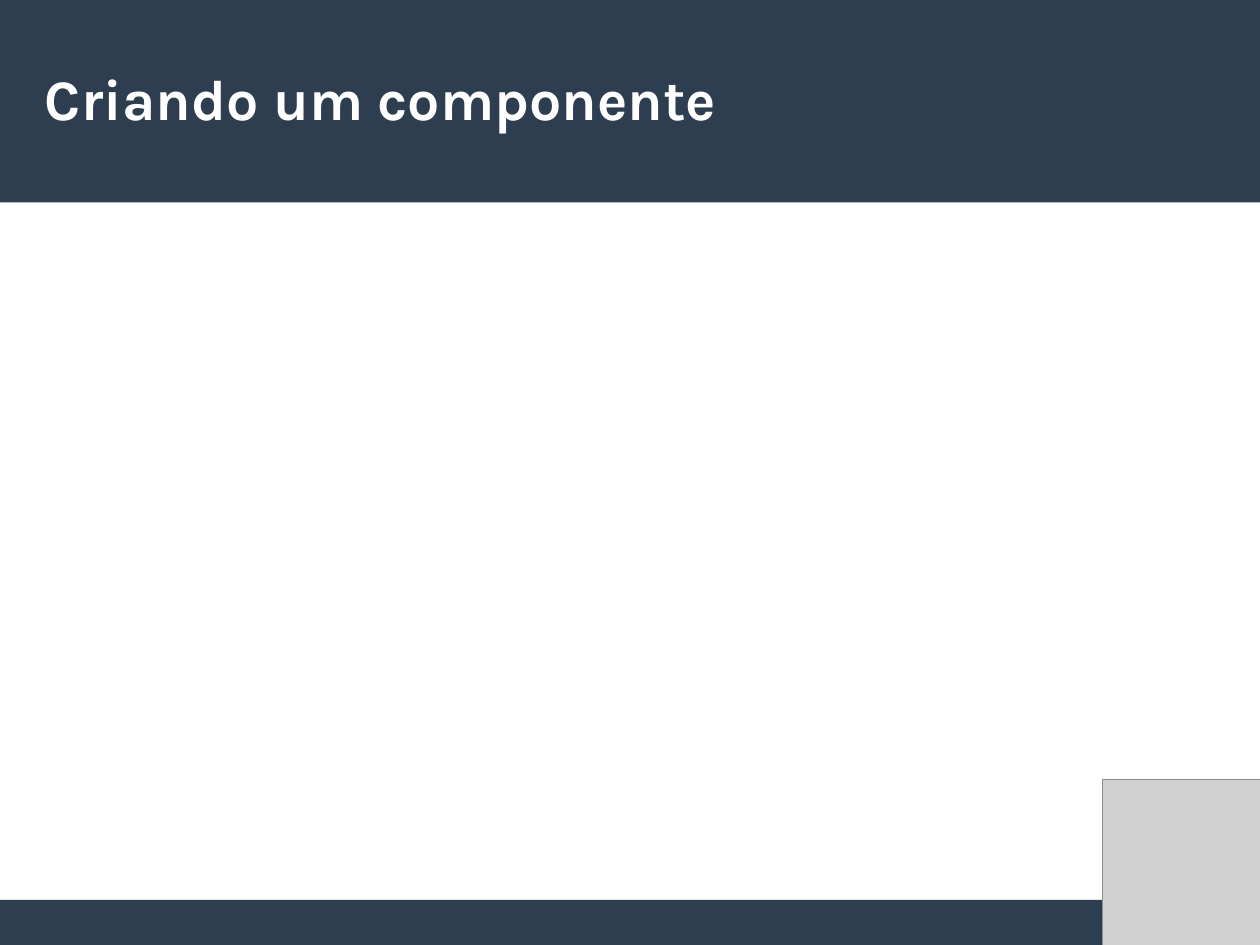
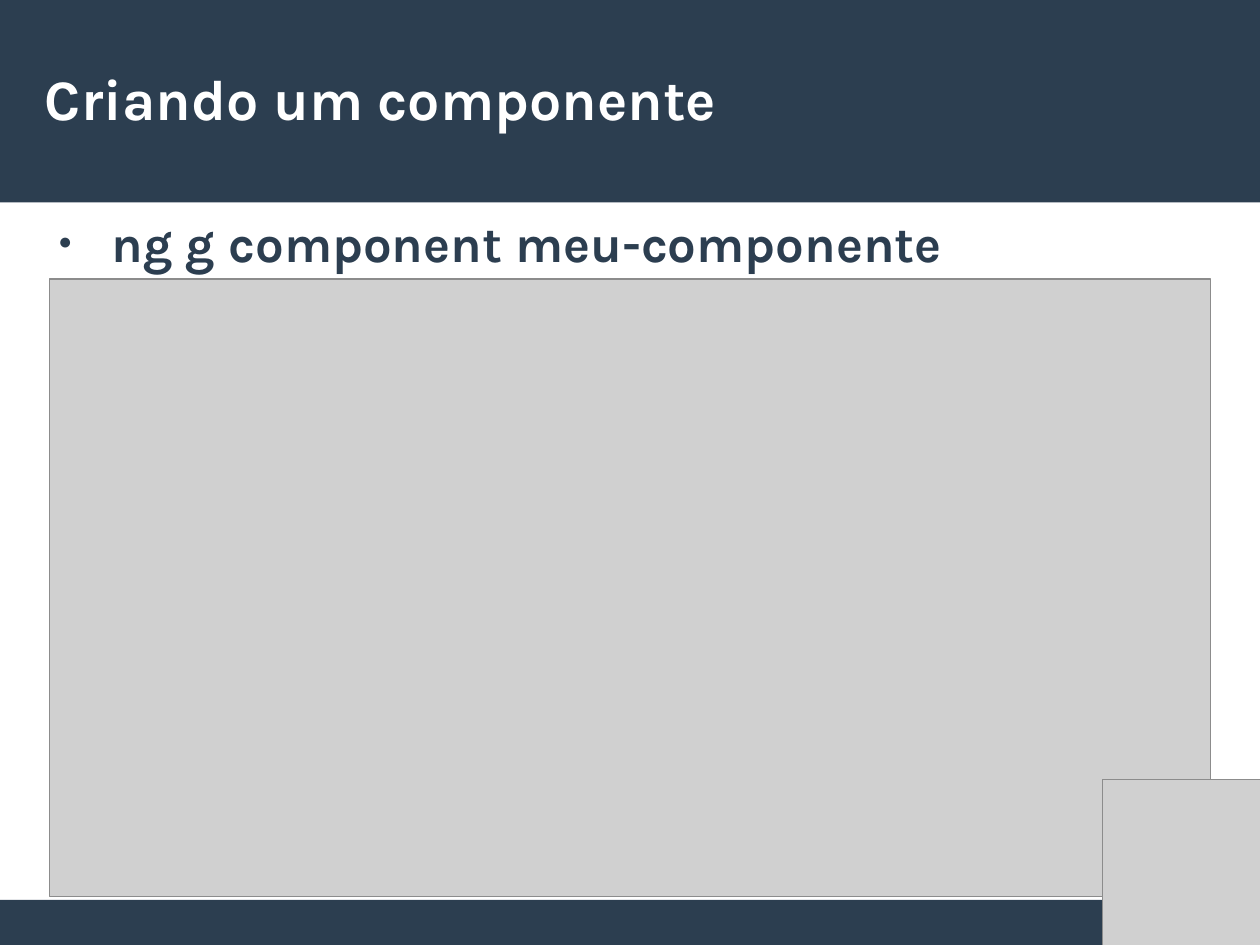
Before and after one commit to willianmarquesfreire/AulasAngular2, a slide deck: slide 12 of Slides.odp (slide 11 before the commit). Drawn at 1260x945 pixels with LibreOffice and Linux fonts; fonts in the diff are those of the drawing; grey boxes stand for pictures. Boxes give left, top, right and bottom in pixels: in the first picture for what was removed or moved away, otherwise in the second. Text is boxed around its words. In the diff, an @@ line names an element or a change of style, - is before the commit and + after.

```diff
--- a/Slides.odp
+++ b/Slides.odp
@@ text added at (112, 231, 942, 274), 32 pt, text #2C3E50, bold @@
+● ng g component meu-componente
@@ picture added at (49, 279, 1211, 896) @@
```
Also in this commit, not shown: 3 other slides changed, 5 slides added, 3 slides removed, 41 other files.
